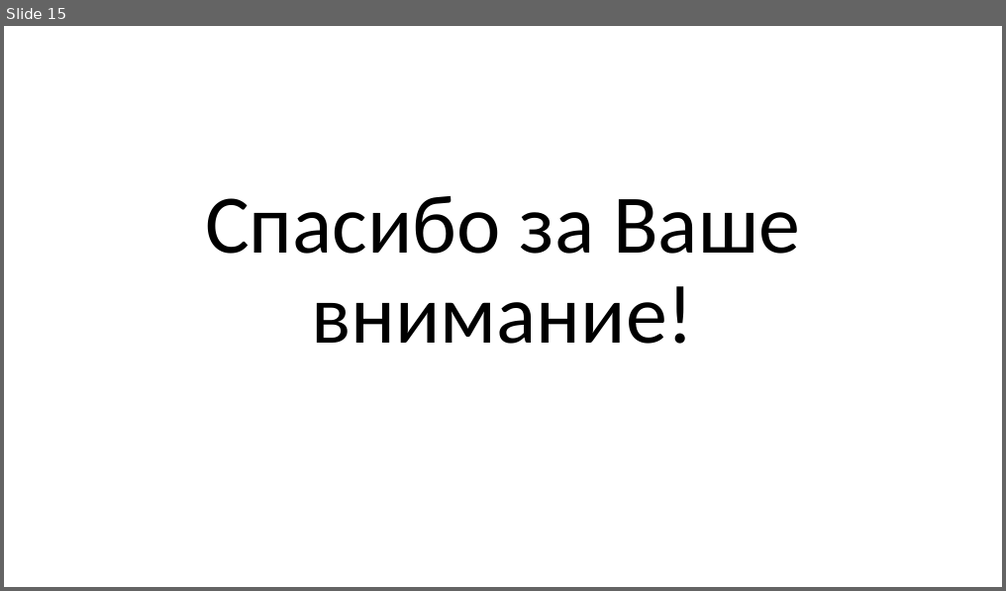
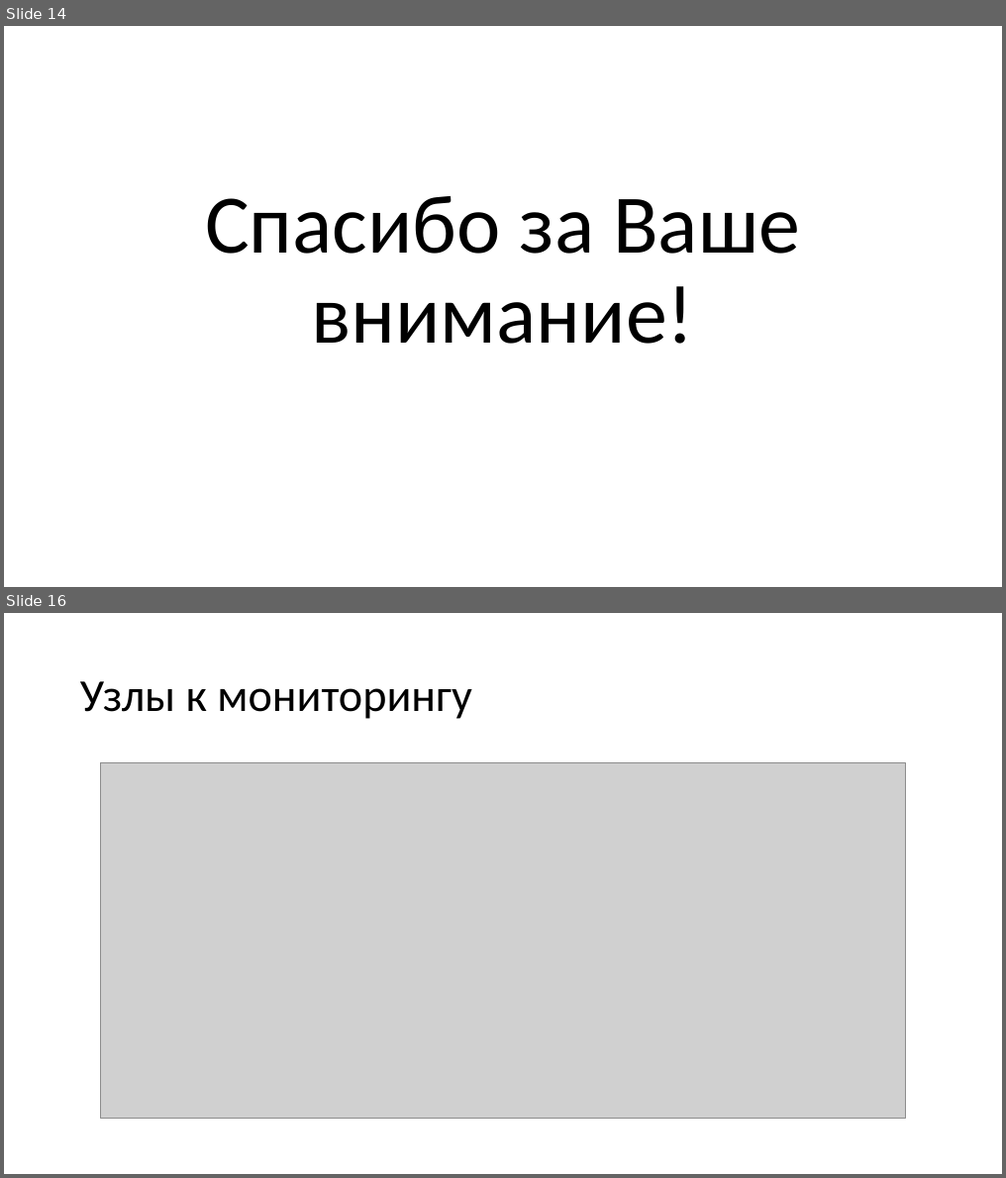
Before and after one commit to RanFog/VKR, a slide deck: Презентация к защите.pptx. Shown one above the other, each under a label of ours: slide 15 before the commit, slides 14 and 16 after it; the slides between them are not shown. The pictures are 1006x591 and 1006x1178 pixels, drawn with LibreOffice and Linux fonts; fonts in the diff are those of the drawing; grey boxes stand for pictures. Boxes give left, top, right and bottom in pixels: in the first picture for what was removed or moved away, otherwise in the second. Text is boxed around its words. In the diff, an @@ line names an element or a change of style, - is before the commit and + after.

```diff
--- a/Презентация к защите.pptx
+++ b/Презентация к защите.pptx
@@ slide 16 added at [4, 613, 1002, 1174], background #FFFFFF @@
@@ title added at [80, 681, 472, 719], 44 pt, text #000000 @@
+Узлы к мониторингу
@@ picture added at [101, 762, 906, 1119] @@
@@ what was slide 15 is now slide 14 @@
```
Also in this commit, not shown: 1 slide changed, 8 other slides added, 2 slides removed, 10 other files.
